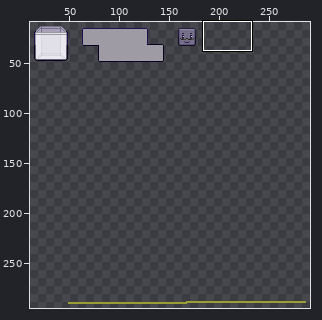
File history of a pixel-art file, My project/Assets/sprites/UIs.aseprite. Above, an overview of the earlier version with the close-up marked.
Close-up. Before the commit:
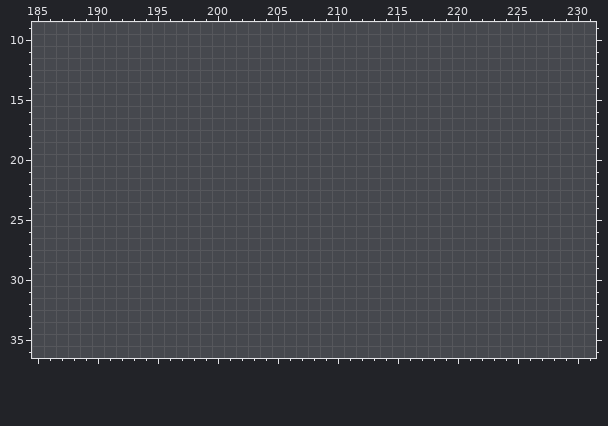
300x300 pixels, 1 frame. Shown: x 185..231, y 9..36. The wide view leaves out empty margins.
The result:
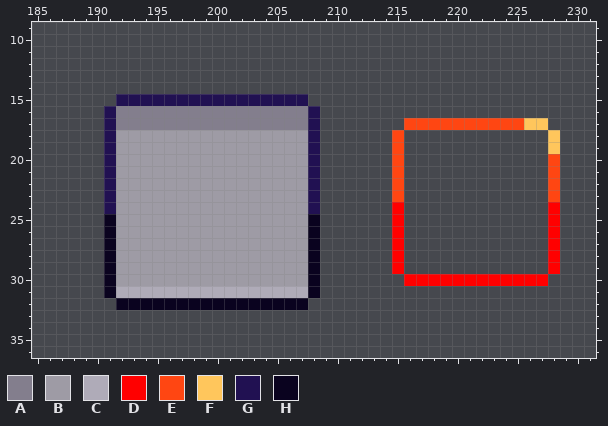
Palette (. is transparent): A #837e8d  B #9e9ba5  C #afabb8  D #ff0000  E #ff4612  F #ffc65c  G #211152  H #0a031f
Difference:
y 15: x 192..207 ................ -> GGGGGGGGGGGGGGGG
y 16: x 191..208 .................. -> GAAAAAAAAAAAAAAAAG
y 17: x 191..208 .................. -> GAAAAAAAAAAAAAAAAG; x 216..227 ............ -> EEEEEEEEEEFF
y 18..19: x 191..208 .................. -> GBBBBBBBBBBBBBBBBG; x 215 . -> E; x 228 . -> F
y 20..23: x 191..208 .................. -> GBBBBBBBBBBBBBBBBG; x 215 . -> E; x 228 . -> E
y 24: x 191..208 .................. -> GBBBBBBBBBBBBBBBBG; x 215 . -> D; x 228 . -> D
y 25..29: x 191..208 .................. -> HBBBBBBBBBBBBBBBBH; x 215 . -> D; x 228 . -> D
y 30: x 191..208 .................. -> HBBBBBBBBBBBBBBBBH; x 216..227 ............ -> DDDDDDDDDDDD
y 31: x 191..208 .................. -> HCCCCCCCCCCCCCCCCH
y 32: x 192..207 ................ -> HHHHHHHHHHHHHHHH
